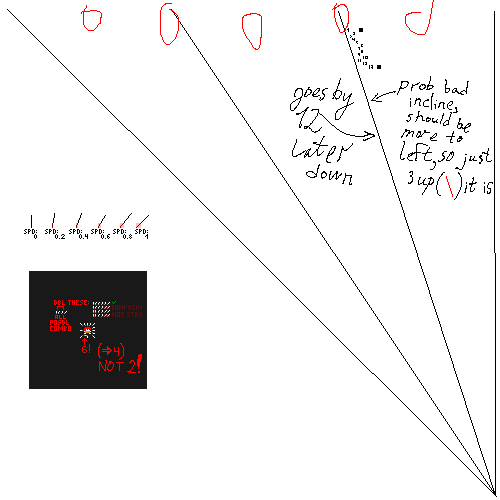
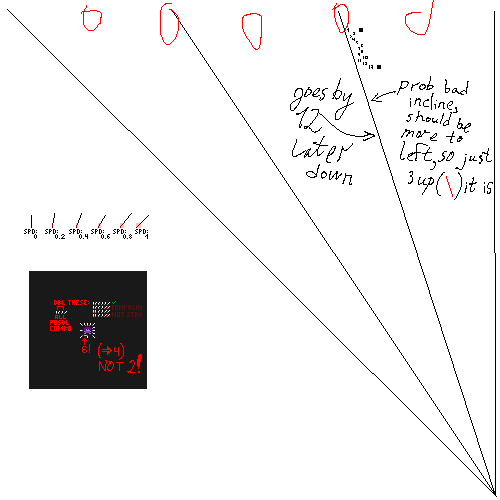
Layered file, before and after one edit (500px x 500px). Changes by layer:
added layer "kleenky collision" (48%) above "simpler hair kleenky" over [84, 327, 91, 334]
